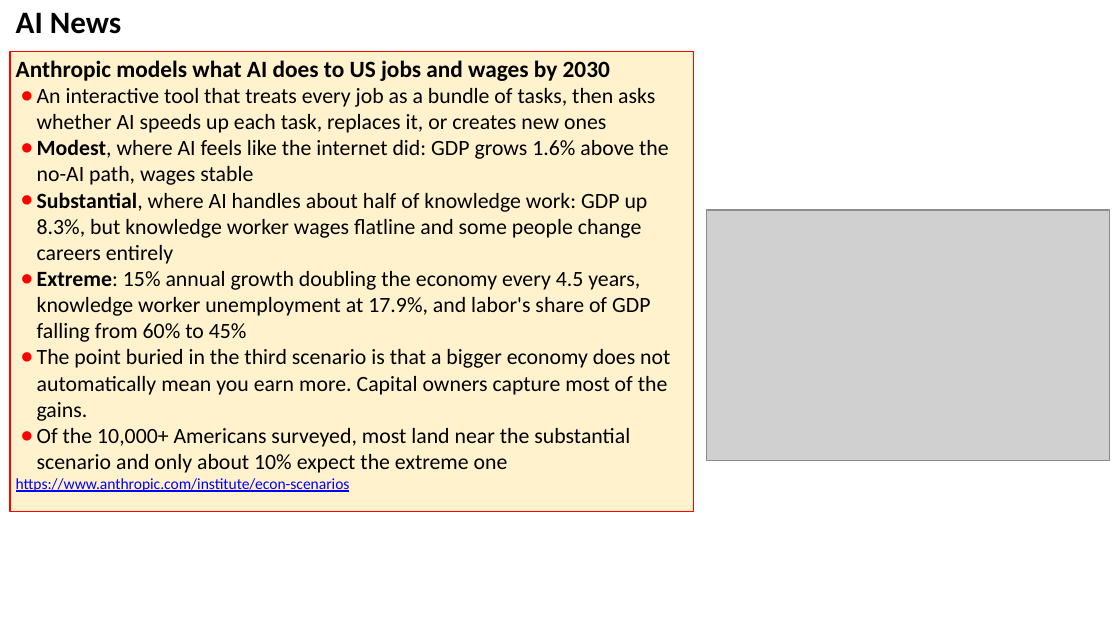
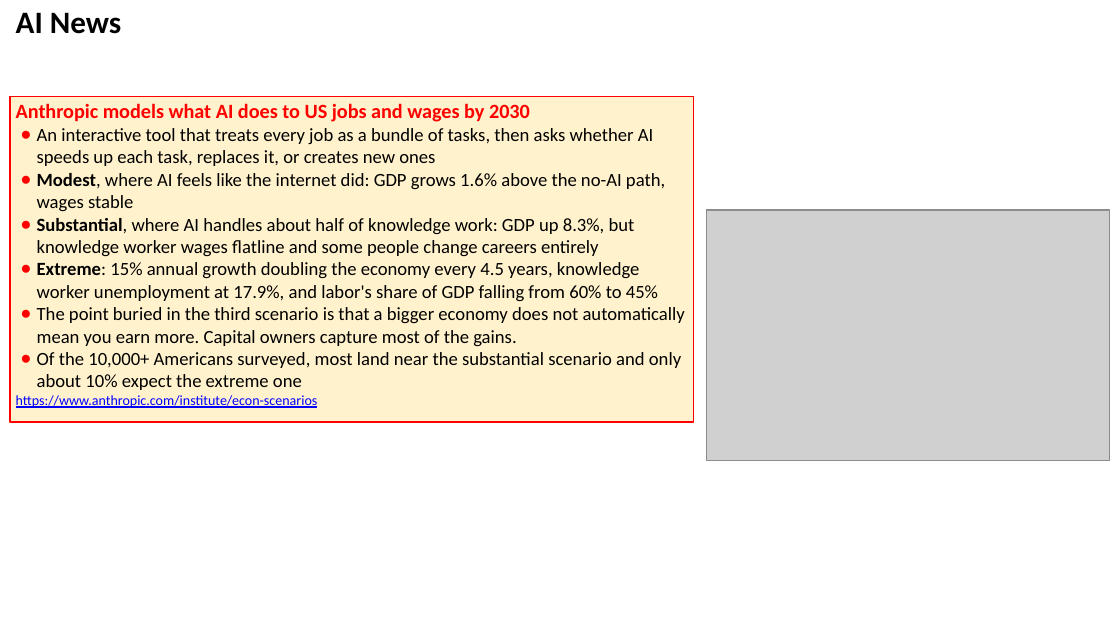
Before and after one commit to lselector/seminar, a slide deck: slide 8 of work/2026-09-18-AI-News-generated.pptx. Drawn at 1120x630 pixels with LibreOffice and Linux fonts; fonts in the diff are those of the drawing; grey boxes stand for pictures. Boxes give left, top, right and bottom in pixels: in the first picture for what was removed or moved away, otherwise in the second. Text is boxed around its words. In the diff, an @@ line names an element or a change of style, - is before the commit and + after.

```diff
--- a/work/2026-09-18-AI-News-generated.pptx
+++ b/work/2026-09-18-AI-News-generated.pptx
@@ rectangle "Anthropic models what AI does ...": place and size @@
-rectangle "Anthropic models what AI does ..." at (10,52,693,512)
+rectangle "Anthropic models what AI does ..." at (10,96,693,422)
@@ rectangle "Anthropic models what AI does ..." at (10,96,693,422): size 15 to 13 pt, text colour #000000 to #FF0000 in "Anthropic models what AI does to US ..."; size 14 to 12 pt in "An interactive tool that treats every job ...", "Modest, where AI feels like the internet ...", "Substantial, where AI handles about half of ...", "Extreme: 15% annual growth doubling the economy ..." and 2 more places; size 10 to 9 pt in "https://www.anthropic.com/institute/econ-scenarios" @@
```
Also in this commit, not shown: 10 other slides changed, 27 other files.
